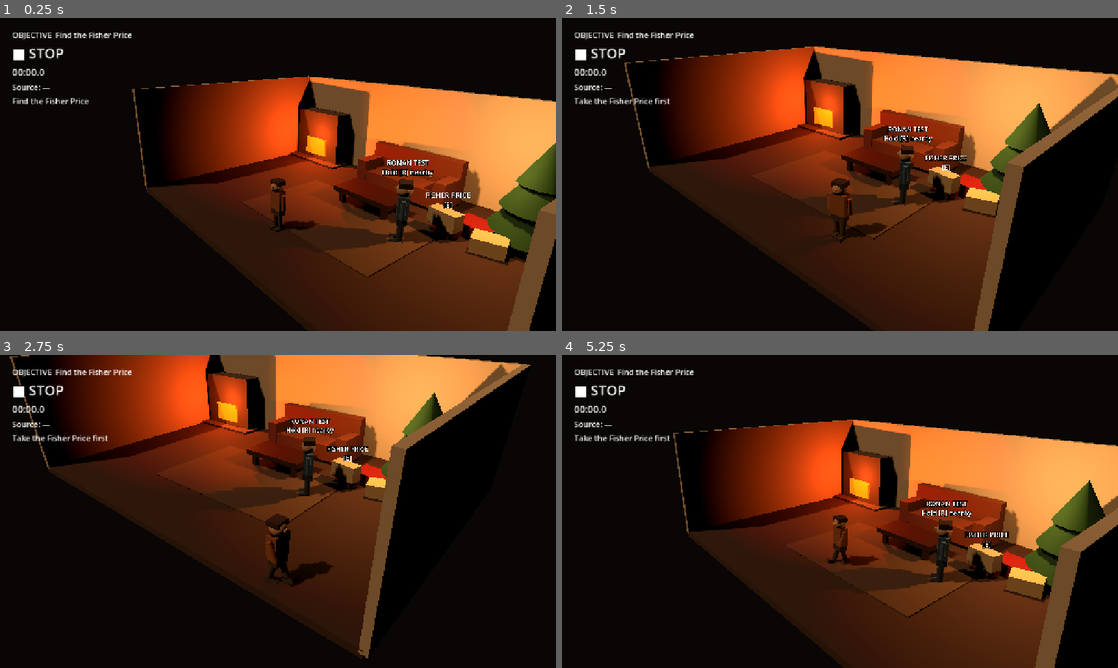
Above: before the commit, frames 1-4 (two rows, left to right).
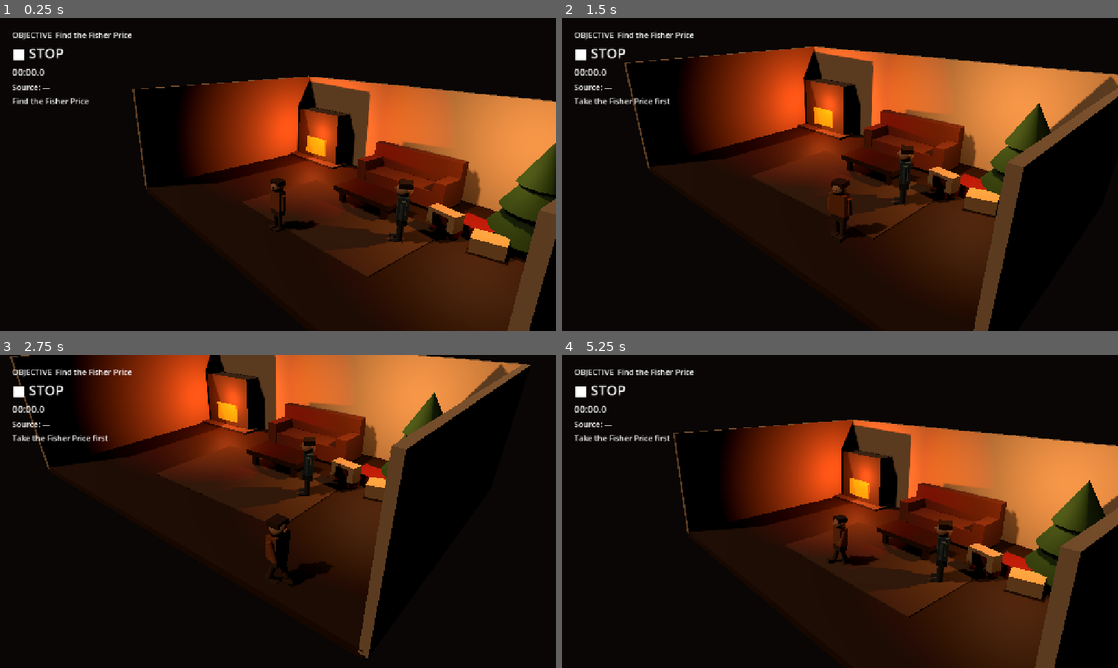
Above: after the commit, the same moments.

Repository: Enoranne/BO
Game: Godot game, scene res://scenes/piste_0/christmas_1982/Christmas1982_VisualSlice.tscn
The game is run twice, just before and just after one commit, with the same random seed, the same clock (stepped at 60 frames per second) and the same inputs. This scene is started directly instead of the project's main scene. Sound files missing from this copy of the repository are replaced by a short silence.
Inputs:
- Up to frame 1 (0.25 s): no input
- Up to frame 2 (1.5 s): tap Enter at 0.5 s; hold D (move_right) 0.53-1.28 s; hold E (interact) 0.53-1.28 s; hold S (move_back) from 1.28 s (still down); tap P (play_recording) at 1.35 s
- Up to frame 3 (2.75 s): release S (move_back) at 2.03 s; hold D (move_right) from 2.03 s (still down); hold R (record) from 2.03 s (still down)
- Up to frame 4 (5.25 s): release D (move_right) at 2.78 s; release R (record) at 2.78 s; hold W (move_forward) 2.78-3.53 s; tap E (interact) at 2.85 s; hold P (play_recording) 3.53-4.28 s; hold A (move_left) 3.53-5.03 s; tap R (record) at 4.35 s; hold S (move_back) from 5.03 s (still down); hold E (interact) from 5.03 s (still down)

The runs differ from the first frame. In frame 1, 22% of the frame differs, in the area x 30-100%, y 18-100%; in frame 2, 23%, in the area x 18-100%, y 9-100%; in frame 3, 21%; in frame 4, 22%.

Commit message:
Sprint 5.2: deepen material, lighting and readability pass

Diff:
--- a/visual/period_1982_visual_pass.gd
+++ b/visual/period_1982_visual_pass.gd
@@ -1,16 +1,20 @@
 extends Node
 class_name Period1982VisualPass
 
-## Presentation-only material override pass for the Sprint 5 vertical slice.
-## It does not move nodes, alter collisions, or own gameplay state.
+## Presentation-only material and readability override pass for the Sprint 5 vertical slice.
+## It does not move gameplay nodes, alter collisions, or own gameplay state.
 
 @export var root_path: NodePath = NodePath("..")
 @export var apply_on_ready := true
+@export var tune_lighting := true
+@export var hide_debug_world_labels := true
 
 const WALLPAPER_CREAM: Material = preload("res://materials/period_1982/wallpaper_cream.tres")
 const WOOD_DARK_VARNISHED: Material = preload("res://materials/period_1982/wood_dark_varnished.tres")
 const UPHOLSTERY_BROWN_ORANGE: Material = preload("res://materials/period_1982/upholstery_brown_orange.tres")
 const CARPET_MUTED_BROWN: Material = preload("res://materials/period_1982/carpet_muted_brown.tres")
+const FLOOR_DARK_WARM_BROWN: Material = preload("res://materials/period_1982/floor_dark_warm_brown.tres")
+const FIREPLACE_STONE_WARM: Material = preload("res://materials/period_1982/fireplace_stone_warm.tres")
 const FISHER_BEIGE: Material = preload("res://materials/period_1982/plastic_fisher_beige.tres")
 const FISHER_BURGUNDY: Material = preload("res://materials/period_1982/plastic_fisher_burgundy.tres")
 
@@ -25,12 +29,13 @@
         return
 
     # Architecture / set surfaces.
+    _override(root, "Set/Floor/Mesh", FLOOR_DARK_WARM_BROWN)
     _override(root, "Set/BackWall/Mesh", WALLPAPER_CREAM)
     _override(root, "Set/LeftWall/Mesh", WALLPAPER_CREAM)
     _override(root, "Set/RightWall/Mesh", WALLPAPER_CREAM)
     _override(root, "Set/RugPlaceholder", CARPET_MUTED_BROWN)
 
-    # Furniture.
+    # Furniture and fireplace.
     _override(root, "Set/SofaPlaceholder/Seat", UPHOLSTERY_BROWN_ORANGE)
     _override(root, "Set/SofaPlaceholder/Back", UPHOLSTERY_BROWN_ORANGE)
     _override(root, "Set/SofaPlaceholder/ArmLeft", UPHOLSTERY_BROWN_ORANGE)
@@ -41,19 +46,61 @@
     _override(root, "Set/CoffeeTablePlaceholder/LegBL", WOOD_DARK_VARNISHED)
     _override(root, "Set/CoffeeTablePlaceholder/LegBR", WOOD_DARK_VARNISHED)
     _override(root, "Set/TreePlaceholder/Trunk", WOOD_DARK_VARNISHED)
+    _override(root, "Set/FireplacePlaceholder/Main", FIREPLACE_STONE_WARM)
+    _override(root, "Set/FireplacePlaceholder/Hearth", FIREPLACE_STONE_WARM)
 
     # World Fisher Price placeholder.
     _override(root, "FisherPrice/Visual", FISHER_BEIGE)
+    _ensure_world_fisher_panel(root)
 
     # Sprint 4 carried Fisher Price builds its mesh children procedurally.
-    # Apply after _ready() has built them. Missing children are intentionally tolerated.
     _override(root, "Malo/HeldRecorderVisual/Body", FISHER_BEIGE)
     _override(root, "Malo/HeldRecorderVisual/Handle", FISHER_BEIGE)
     _override(root, "Malo/HeldRecorderVisual/CassettePanel", FISHER_BURGUNDY)
 
+    if tune_lighting:
+        _tune_lighting(root)
+    if hide_debug_world_labels:
+        _set_visible(root, "FisherPrice/Label", false)
+        _set_visible(root, "RonanTest/Label", false)
+
+func _tune_lighting(root: Node) -> void:
+    var fire := root.get_node_or_null("Lighting/FireGlow") as OmniLight3D
+    if fire != null:
+        fire.light_energy = 3.7
+        fire.omni_range = 5.8
+        fire.light_color = Color(1.0, 0.38, 0.14, 1.0)
+
+    var tree := root.get_node_or_null("Lighting/TreeLamp") as OmniLight3D
+    if tree != null:
+        tree.light_energy = 1.55
+        tree.omni_range = 5.9
+        tree.light_color = Color(1.0, 0.67, 0.40, 1.0)
+
+    var fill := root.get_node_or_null("Lighting/SoftFill") as DirectionalLight3D
+    if fill != null:
+        fill.light_energy = 0.38
+        fill.light_color = Color(1.0, 0.76, 0.58, 1.0)
+
+func _ensure_world_fisher_panel(root: Node) -> void:
+    var fisher := root.get_node_or_null("FisherPrice")
+    if fisher == null or fisher.get_node_or_null("VisualPanel") != null:
+        return
+    var panel_mesh := BoxMesh.new()
+    panel_mesh.size = Vector3(0.46, 0.27, 0.025)
+    var panel := MeshInstance3D.new()
+    panel.name = "VisualPanel"
+    panel.mesh = panel_mesh
+    panel.material_override = FISHER_BURGUNDY
+    panel.position = Vector3(0.0, 0.0, 0.202)
+    fisher.add_child(panel)
+
 func _override(root: Node, relative_path: NodePath, material: Material) -> void:
     var node := root.get_node_or_null(relative_path)
-    if node == null:
-        return
     if node is MeshInstance3D:
         (node as MeshInstance3D).material_override = material
+
+func _set_visible(root: Node, relative_path: NodePath, value: bool) -> void:
+    var node := root.get_node_or_null(relative_path)
+    if node is Node3D:
+        (node as Node3D).visible = value
